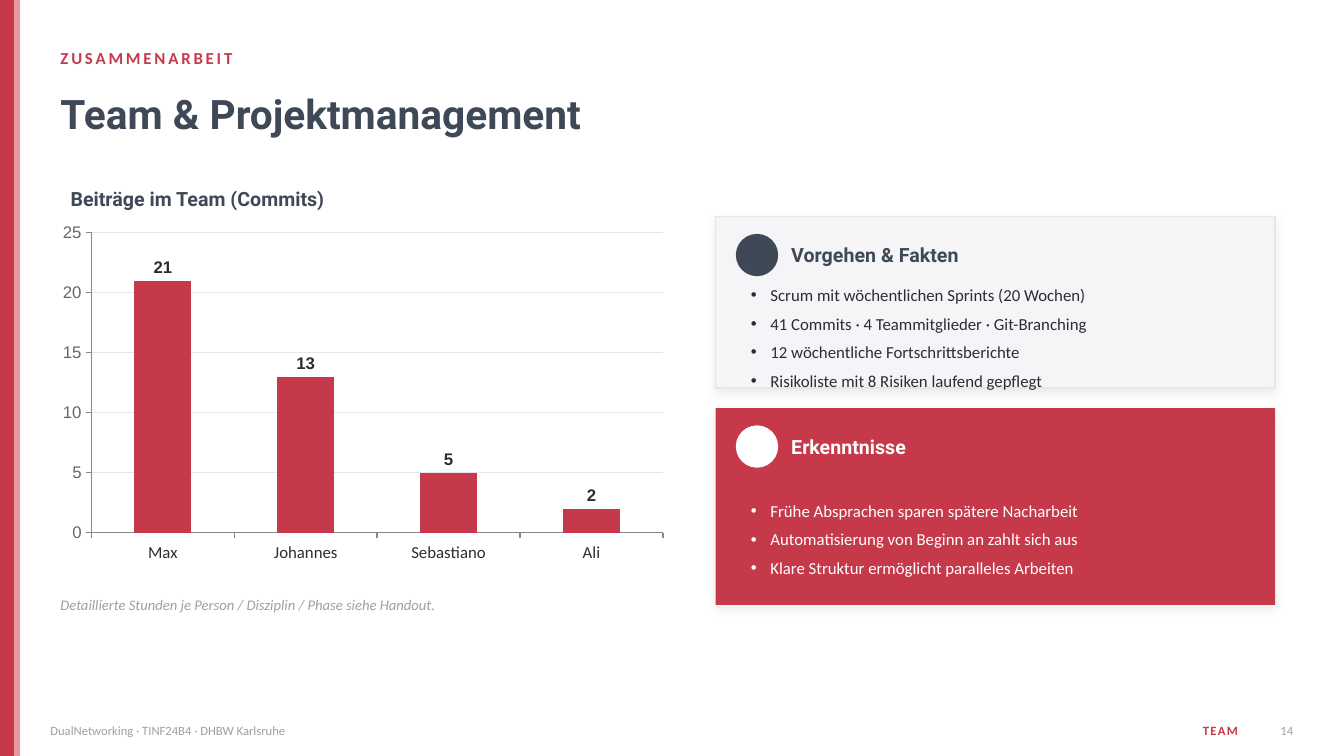
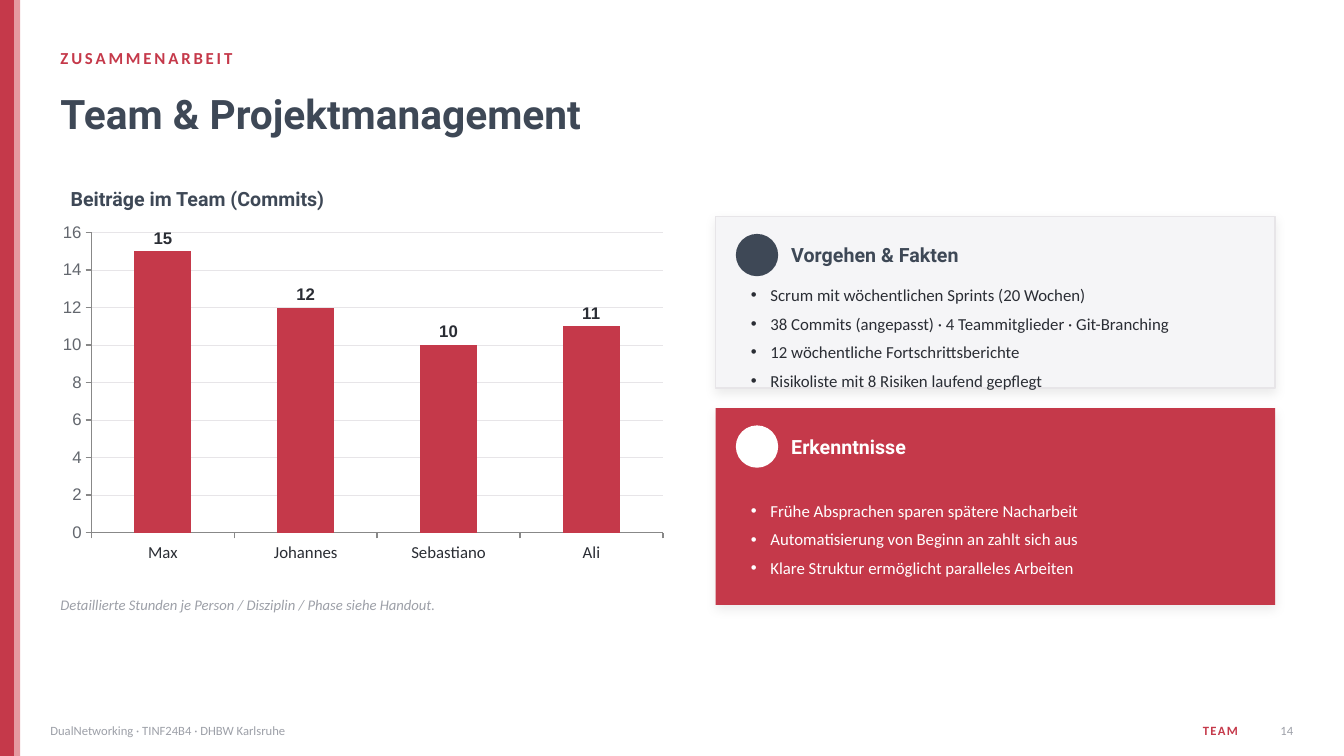
Before and after one commit to DualNetworking/DualNetworking, a slide deck: slide 14 of docs/Abschlusspräsentation/DualNet-Abschlusspraesentation.pptx. Drawn at 1344x756 pixels with LibreOffice and Linux fonts; fonts in the diff are those of the drawing; background and template pictures are left out. Boxes give left, top, right and bottom in pixels: in the first picture for what was removed or moved away, otherwise in the second. Text is boxed around its words. In the diff, an @@ line names an element or a change of style, - is before the commit and + after.

Commit message:
updated powerpoint

```diff
--- a/docs/Abschlusspräsentation/DualNet-Abschlusspraesentation.pptx
+++ b/docs/Abschlusspräsentation/DualNet-Abschlusspraesentation.pptx
@@ column chart at [50,217,676,570] @@
-Series 1: 21, 13, 5, 2
+Series 1: 15, 12, 10, 11
@@ text at [770,318,1169,333]: text changed @@
-• 41 Commits · 4 Teammitglieder · Git-Branching
+• 38 Commits (angepasst) · 4 Teammitglieder · Git-Branching
```
